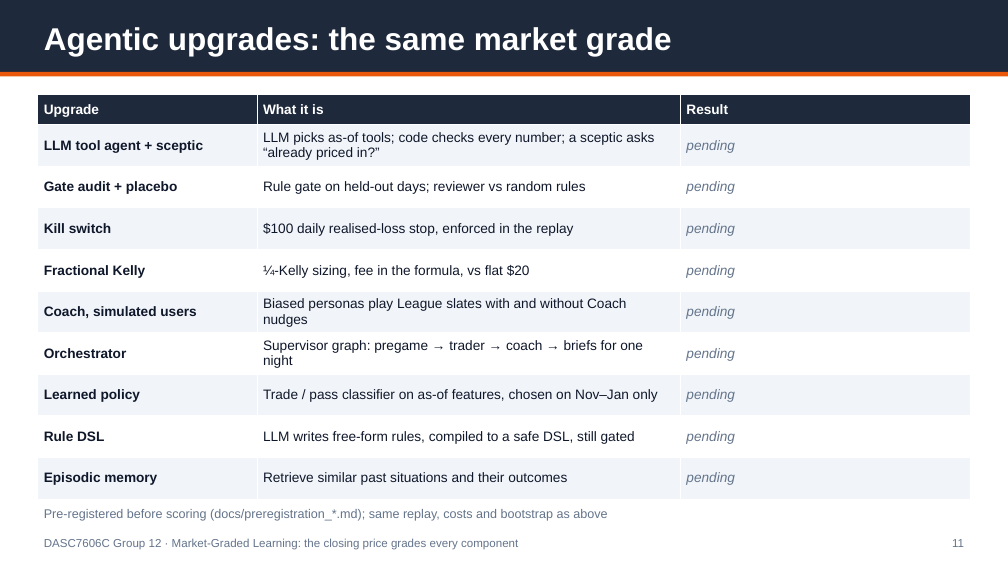
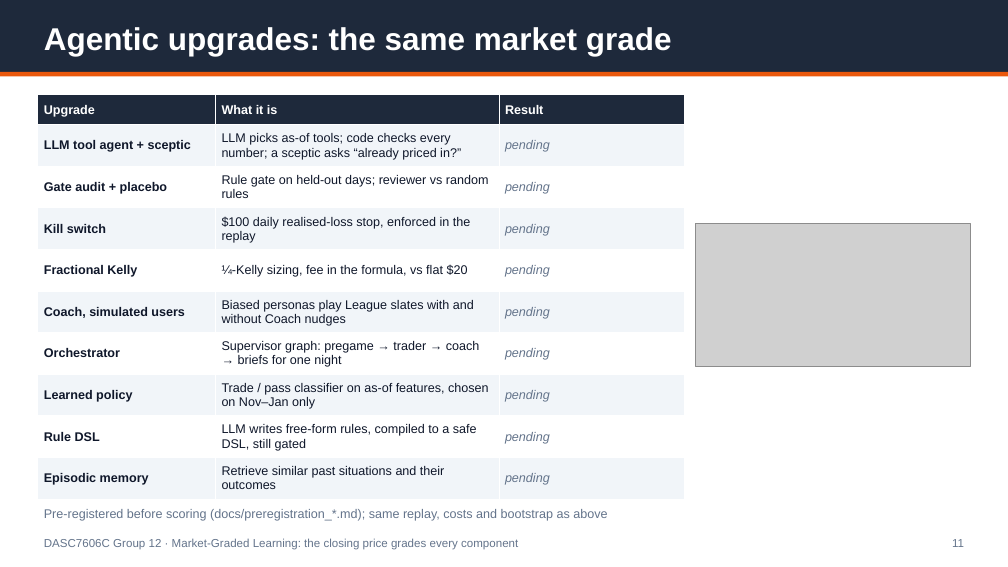
Before and after one commit to Michaelyzr/nba-agent, a slide deck: slide 11 of presentation/nba_agent_deck.pptx. Drawn at 1008x567 pixels with LibreOffice and Linux fonts; fonts in the diff are those of the drawing; grey boxes stand for pictures. Boxes give left, top, right and bottom in pixels: in the first picture for what was removed or moved away, otherwise in the second. Text is boxed around its words. In the diff, an @@ line names an element or a change of style, - is before the commit and + after.

```diff
--- a/presentation/nba_agent_deck.pptx
+++ b/presentation/nba_agent_deck.pptx
@@ table at <box>38,95,684,499</box> @@
@@ size 13 to 12 pt @@
@@ table: place and size @@
-table at <box>38,95,970,499</box>
+table at <box>38,95,684,499</box>
@@ picture added at <box>696,224,970,367</box> @@
```
Also in this commit, not shown: 1 other file.
